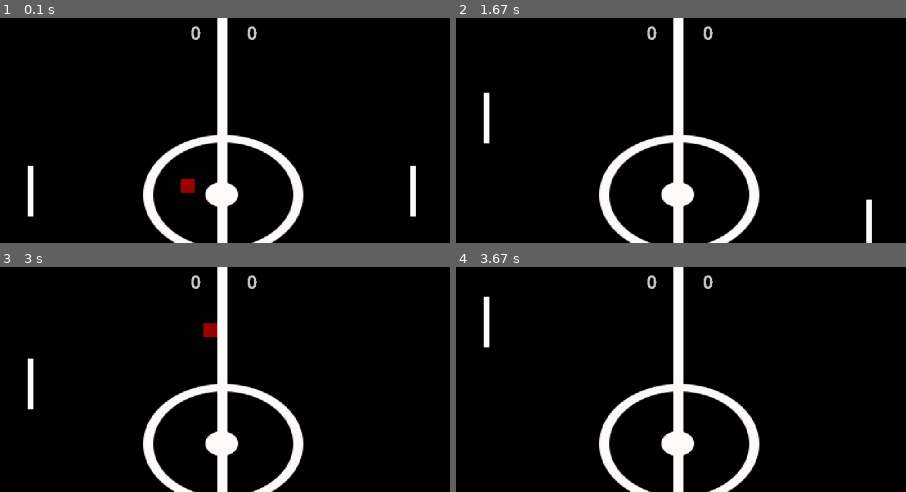
Above: before the commit, frames 1-4 (two rows, left to right).
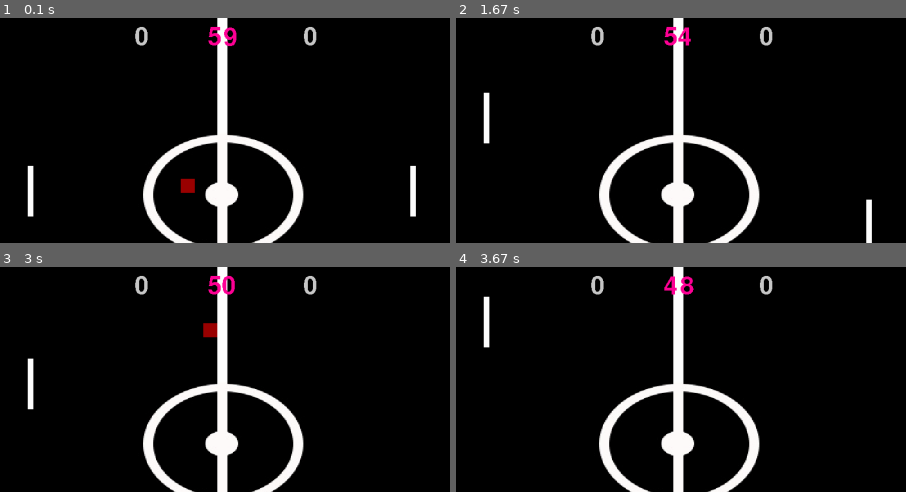
Above: after the commit, the same moments.

Repository: ThiagoSimo1121/LPC-2023_2
Game: pygame game, started from jogo-inedito/main.py
The game is run twice, just before and just after one commit, with the same random seed, the same clock (stepped at 60 frames per second) and the same inputs.
Inputs:
- Up to frame 1 (0.1 s): no input
- Up to frame 2 (1.67 s): hold W 0.33-0.8 s; hold A 0.83-1.37 s; tap J at 0.9, 1.2, 1.47 s; tap U at 0.98 s; hold S from 1.4 s (still down); tap I at 1.55 s
- Up to frame 3 (3 s): release S at 1.7 s; hold A 1.73-2.13 s; tap J at 1.8, 2.1, 2.23, 2.63 s; hold W 2.17-2.53 s; tap U at 2.32 s; hold S 2.57-2.93 s; tap I at 2.72 s; hold A from 2.97 s (still down)
- Up to frame 4 (3.67 s): tap J at 3.03, 3.33, 3.53 s; release A at 3.43 s; hold W from 3.47 s (still down); tap U at 3.62 s
The pictures show only the part of the screen within x 26-76%, y 11-61%; the shares and areas given below are measured in that part.

The runs differ from the first frame. In frame 1, 0.8% of the frame differs, in the area x 30-71%, y 3-13%; in frame 2, 0.8%; in frame 3, 0.8%; in frame 4, 0.8%.

Commit message:
game complete

Diff:
--- a/jogo-inedito/main.py
+++ b/jogo-inedito/main.py
@@ -12,10 +12,12 @@
 speed_limit = 30
 hit = False
 status = True
-timer = 0
+timer = 60
 player_score = 0
 ia_score = 0
-game_font = pygame.font.Font('freesansbold.ttf',32)
+initial_time = pygame.time.get_ticks()
+
+game_font = pygame.font.Font('freesansbold.ttf',45)
 screen_width = 1600  # original size 900
 screen_height = 800  # original size 600
 screen = pygame.display.set_mode((screen_width, screen_height))
@@ -40,11 +42,12 @@
 
 player_goal_line_rect = pygame.Rect(70, 278, 11, 250)
 ia_goal_line_rect = pygame.Rect(screen_width - 70, 278, 11, 250)
-def kick_off(goalkeeper, control_ball):
+
+def kick_off(goalkeeper, ctball):
     global ball_speedx
-    if control_ball == 0:
+    if ctball == 0:
         ball_rect.center = (goalkeeper.x + 30, goalkeeper.centery)
-    elif control_ball == 1:
+    elif ctball == 1:
         ball_rect.center = (goalkeeper.x - 30, goalkeeper.centery)
     ball_speedx = -ball_speedx
 
@@ -67,12 +70,12 @@
 
     if ball_rect.right >= screen_width:
         ball_speedx *= -1
-        ball_rect.x = screen_width - 120 #+ ia_back_paddle_rect.width
+        ball_rect.x = screen_width - 120
         ball_rect.y = ia_back_paddle_rect.y
 
     if ball_rect.left <= 0:
         ball_speedx *= -1
-        ball_rect.x = 120 #+ player_back_paddle_rect.width
+        ball_rect.x = 120
         ball_rect.y = player_back_paddle_rect.y
 
     if ball_rect.top <= 0 or ball_rect.bottom >= screen_height:
@@ -112,74 +115,7 @@
         control_ball = 1
         game_restart(control_ball)
 
-    '''
-    if ball_rect.top <= 0 or ball_rect.bottom >= screen_height:
-        ball_speedy = -ball_speedy
-
-    if ball_rect.x >= screen_width and ball_speedx > 0:
-        control_ball = 1
-        kick_off(ia_back_paddle_rect, control_ball)
-    elif ball_rect.x <= 0 and ball_speedx < 0:
-        control_ball = 0
-        kick_off(player_back_paddle_rect, control_ball)
-
-    if ball_rect.right >= screen_width:
-        control_ball = 1
-        kick_off(ia_back_paddle_rect, control_ball)
-    elif (ball_rect.left <= 0):
-        control_ball = 0
-        kick_off(player_back_paddle_rect, control_ball)
-
-    if ball_rect.colliderect(player_front_paddle_rect):
-        if abs(ball_rect.left - player_front_paddle_rect.right) < collide_tolerance and ball_speedx < 0:
-            if abs(ball_speedy) <= speed_limit:
-                ball_speedy += 4
-            else:
-                ball_speedy = speed_limit
-            if ball_speedx <= speed_limit:
-                ball_speedx += 2
-            else:
-                ball_speedx = speed_limit
-            ball_speedx = -ball_speedx
-        if abs(ball_rect.right - player_front_paddle_rect.left) < collide_tolerance and ball_speedx > 0:
-            if abs(ball_speedy) <= speed_limit:
-                ball_speedy += 4
-            else:
-                ball_speedy = speed_limit
-            if ball_speedx <= speed_limit:
-                ball_speedx += 2
-            else:
-                ball_speedx = speed_limit
-            ball_speedx = -ball_speedx
-    if ball_rect.colliderect(ia_front_paddle_rect):
-        ball_speedx = -ball_speedx
-        ball_speedy = -ball_speedy
-        hit = True
-
-    if hit == False and (ball_rect.colliderect(ia_back_paddle_rect)):
-        ball_speedx = -ball_speedx
-        ball_speedy = -ball_speedy
-        hit = True
-
-    if hit == False and (ball_rect.colliderect(player_back_paddle_rect)):
-        ball_speedx = -ball_speedx
-        ball_speedy = -ball_speedy
-        hit = True
-
-    if ball_rect.colliderect(ia_goal_line_rect):
-        player_score = player_score + 1
-        ball_speedx = -7
-        control_ball = 1
-        game_restart(control_ball)
-
-    if hit == False and (ball_rect.colliderect(player_goal_line_rect)):
-        ia_score = ia_score + 1
-        ball_speedx = 7
-        control_ball = 0
-        game_restart(control_ball)
-'''
-
-while status :
+while status:
     # drawing on screen
     screen.fill((0, 0, 0))
     screen.blit(field, (0, 0))
@@ -199,9 +135,13 @@
     ball = pygame.draw.rect(screen, (155, 0, 0), ball_rect)
 
     player_text = game_font.render('{}'.format(player_score), False, (200, 200, 200))
-    screen.blit(player_text, ((screen_width/2) - 50, 100))
+    screen.blit(player_text, ((screen_width/2) - 150, 100))
     ia_text = game_font.render('{}'.format(ia_score), False, (200, 200, 200))
-    screen.blit(ia_text, ((screen_width/2) + 50, 100))
+    screen.blit(ia_text, ((screen_width/2) + 150, 100))
+    timer_text = game_font.render('{}'.format(timer), False, (255, 0, 150))
+    screen.blit(timer_text, (screen_width/2 - 20, 100))
+
+    current_time = pygame.time.get_ticks()
 
     key = pygame.key.get_pressed()
     if key[pygame.K_w]:
@@ -241,6 +181,20 @@
 
     if player_score == 2 or ia_score == 2:
         status = False
+    real_time = current_time - initial_time
+    if real_time % 60 == 0:
+        timer -= 1
+
+    if timer <= 0 and (ia_score == player_score):
+        timer = 60
+        ball_rect.center = (screen_width / 2, screen_height / 2)
+        player_front_paddle_rect.center = (screen_width / 2 - 340, 350)
+        player_back_paddle_rect.center = (100, 385)
+        ia_front_paddle_rect.center = (screen_width / 2 + 340, 350)
+        ia_back_paddle_rect.center = (screen_width - 103, 385)
+        ball_speedy = -1
+    elif timer == 0:
+        status = False
 
     for event in pygame.event.get():
         if event.type == pygame.QUIT:
